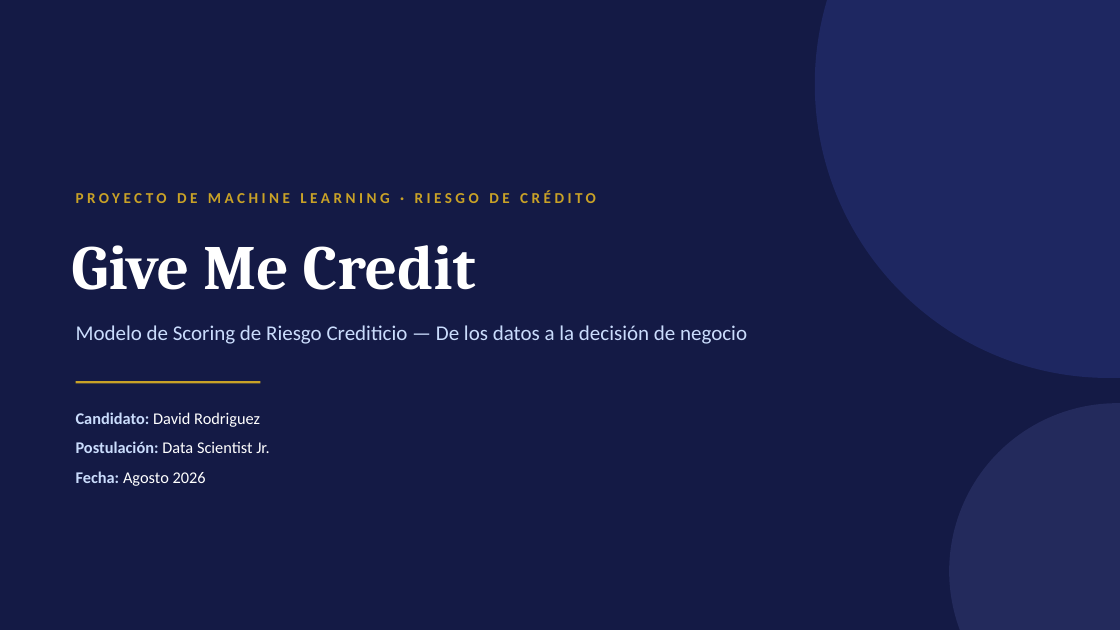
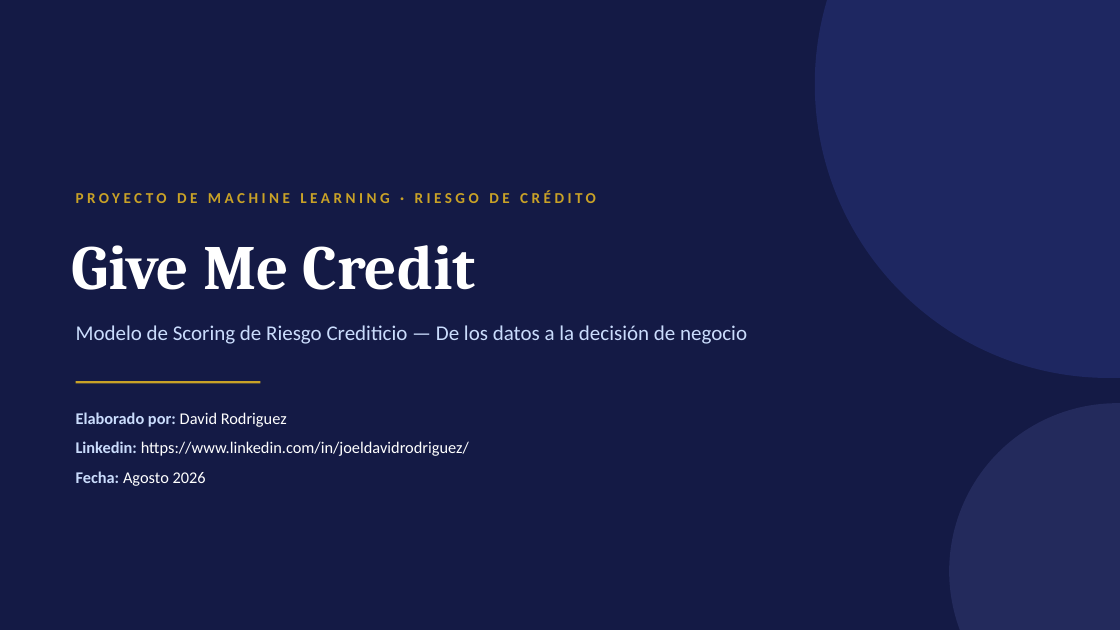
Before and after one commit to davidrodriguez2712/proyecto-riesgo-credito, a slide deck: slide 1 of presentacion/Resumen_Presentacion.pptx. Drawn at 1120x630 pixels with LibreOffice and Linux fonts; fonts in the diff are those of the drawing. Boxes give left, top, right and bottom in pixels: in the first picture for what was removed or moved away, otherwise in the second. Text is boxed around its words. In the diff, an @@ line names an element or a change of style, - is before the commit and + after.

```diff
--- a/presentacion/Resumen_Presentacion.pptx
+++ b/presentacion/Resumen_Presentacion.pptx
@@ text at <box>76,412,287,427</box>: text changed @@
-Candidato: David Rodriguez
+Elaborado por: David Rodriguez
@@ text at <box>76,441,469,456</box>: text changed @@
-Postulación: Data Scientist Jr.
+Linkedin: https://www.linkedin.com/in/joeldavidrodriguez/
```
Also in this commit, not shown: 2 other files.
